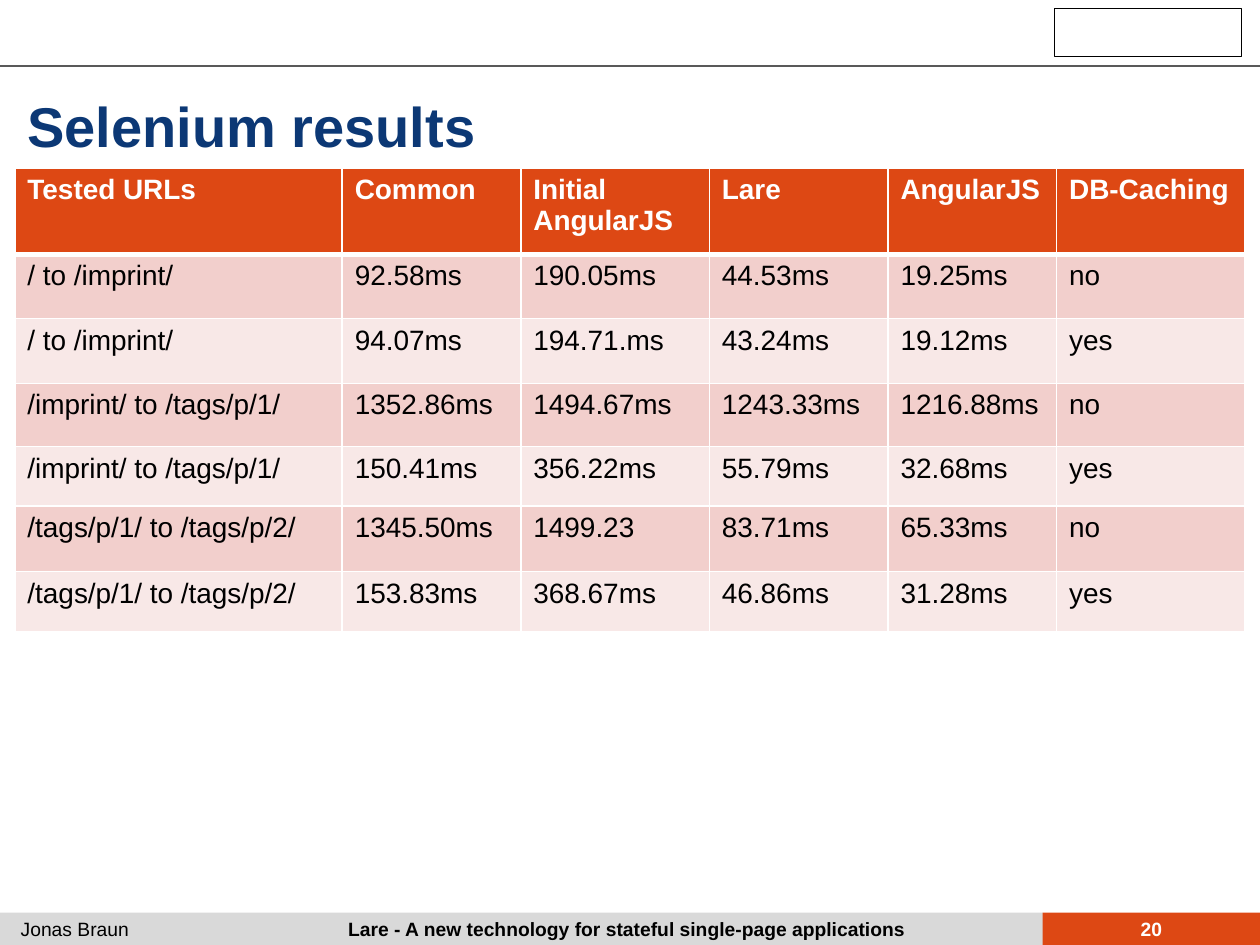
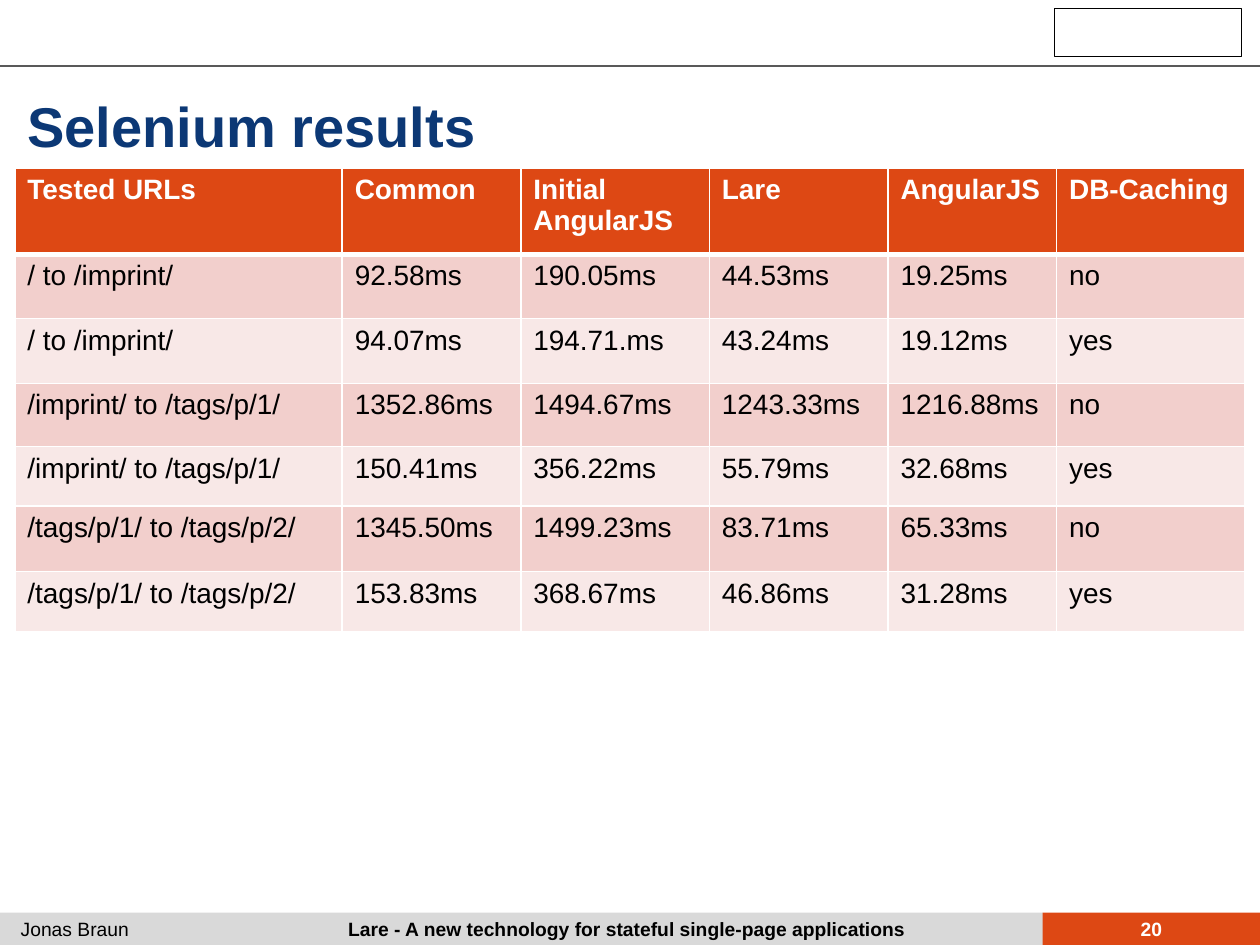
Before and after one commit to iekadou/bachelor-thesis, a slide deck: slide 20 of colloquium/colloquium.pptx. Drawn at 1260x945 pixels with LibreOffice and Linux fonts; fonts in the diff are those of the drawing; background and template pictures are left out. Boxes give left, top, right and bottom in pixels: in the first picture for what was removed or moved away, otherwise in the second. Text is boxed around its words. In the diff, an @@ line names an element or a change of style, - is before the commit and + after.

```diff
--- a/colloquium/colloquium.pptx
+++ b/colloquium/colloquium.pptx
@@ table at (15,168,1247,631) @@
-row 6, column 3: 1499.23
+row 6, column 3: 1499.23ms
```
Also in this commit, not shown: 2 other slides changed.
